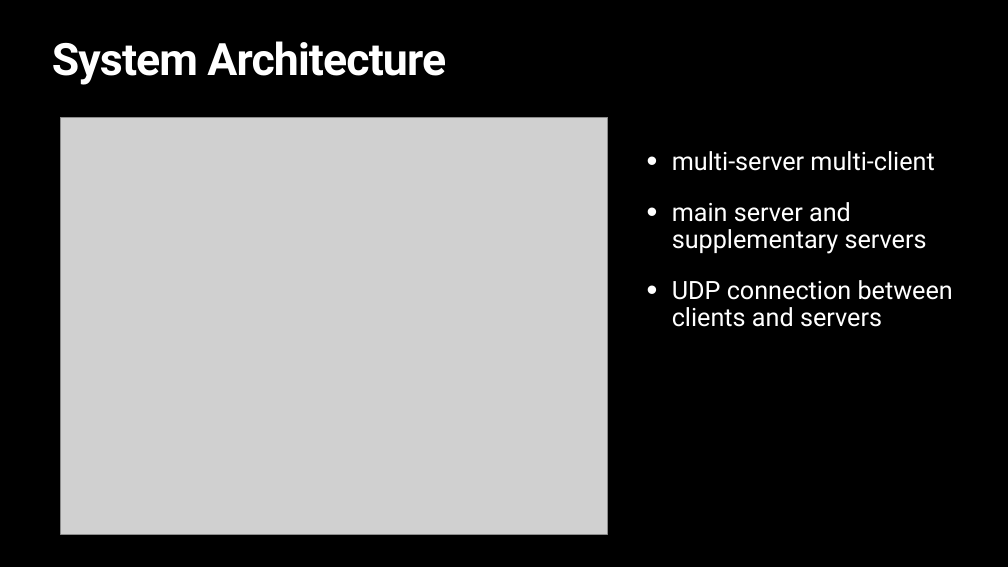
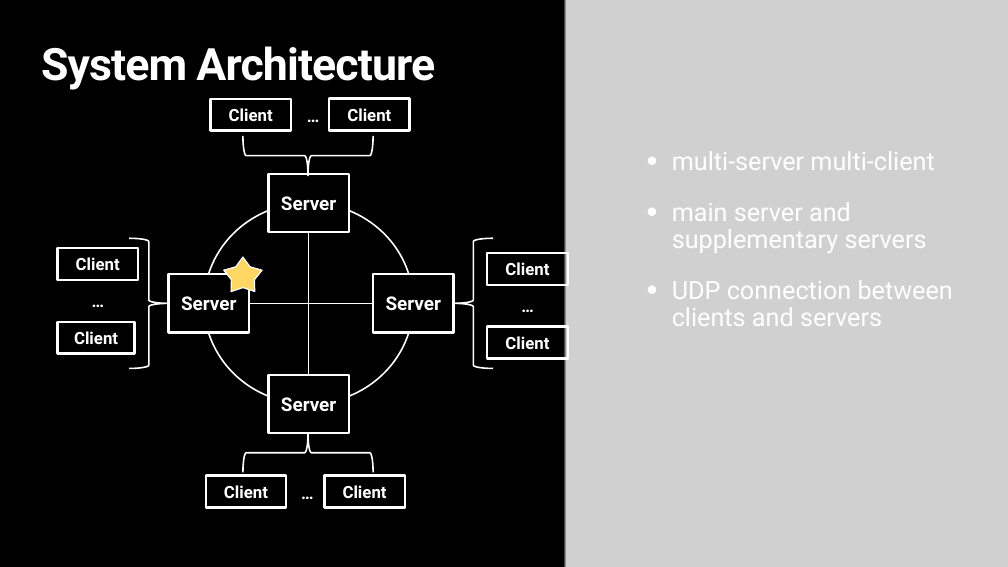
Before and after one commit to Lukasye/ds_project_ws2223_group3, a slide deck: slide 2 of Fina lReport/auction_pres.pptx. Drawn at 1008x567 pixels with LibreOffice and Linux fonts; fonts in the diff are those of the drawing; grey boxes stand for pictures. Boxes give left, top, right and bottom in pixels: in the first picture for what was removed or moved away, otherwise in the second. Text is boxed around its words. In the diff, an @@ line names an element or a change of style, - is before the commit and + after.

```diff
--- a/Fina lReport/auction_pres.pptx
+++ b/Fina lReport/auction_pres.pptx
@@ picture added at [565,0,1008,567] @@
@@ title "System Architecture": place and size @@
-title "System Architecture" at [52,41,446,85]
+title "System Architecture" at [41,46,435,90]
@@ picture removed at [60,117,608,534] @@
@@ group added at [57,99,568,508]: 12 rectangles, 4 left braces, 4 texts, 2 lines, 1 ellipse, 1 star @@
+Server
+Server
+Server
+Server
+Client
+Client
+…
+Client
+Client
+…
+Client
+Client
+…
+Client
+Client
+…
```
Also in this commit, not shown: 7 other slides changed, 2 slides added, 1 slide removed, 4 other files.
